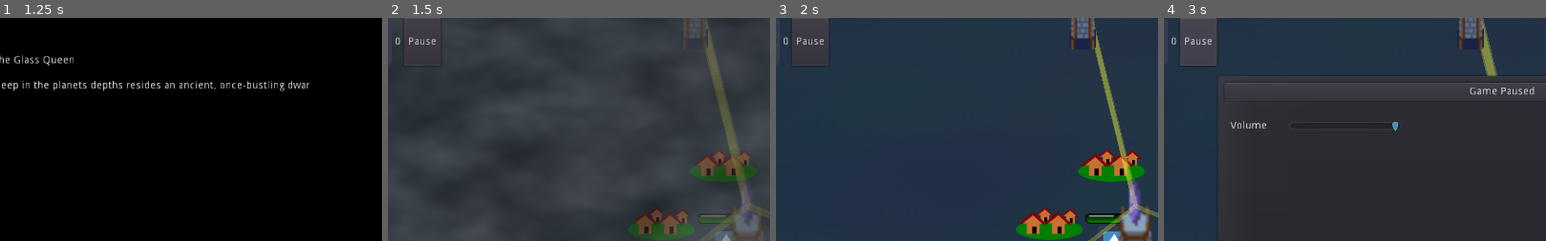
Above: before the commit, frames 1-4 (left to right).
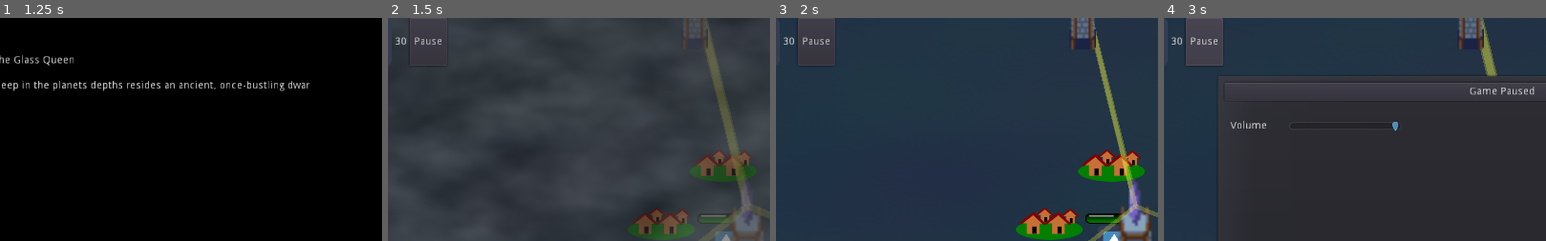
Above: after the commit, the same moments.

Repository: smclaughlan/GWJ52
Game: Godot game, scene res://Main.tscn
Two runs of this game, one before a commit and one after it. Both use one fixed random seed, a clock stepped at 60 frames per second and the inputs below. The engine's default icon, where the game draws it, is replaced by a stand-in: a white triangle on a blue panel in a dark square.
Inputs (mouse positions are % of the whole screen's width and height, from its top left):
- Up to frame 1 (1.25 s): click "Play" at 0.5 s
- Up to frame 2 (1.5 s): click "Begin: Protect The Chandelier" at 1.25 s
- Up to frame 3 (2 s): no input
- Up to frame 4 (3 s): click (39, 94) at 2.02 s; click "Pause" at 2.75 s
The pictures show only the part of the screen within x 6-56%, y 0-50%; the shares and areas given below are measured in that part.

Frame 1 is identical in both runs. In frame 2, 0.2% of the frame differs, in the area x 2-16%, y 0-22%; in frame 3, 0.7%; in frame 4, 0.8%.

Commit message:
mend
Updated Currency.gd

Diff:
--- a/GodotProject/Scenes/Resources/Currency.gd
+++ b/GodotProject/Scenes/Resources/Currency.gd
@@ -8,11 +8,12 @@
 signal resource_changed
 
 # Base currency. Change the name if we must.
-var sun: int = STARTING_AMOUNT
+var sun: int = 0
 
 func _ready() -> void:
 	Global.currency_tracker = self
 	var _err = connect("resource_changed", Global.hud, "update_sun")
+	update_amount(STARTING_AMOUNT)
 
 
 func update_amount(new_amount: int = 1) -> void:
